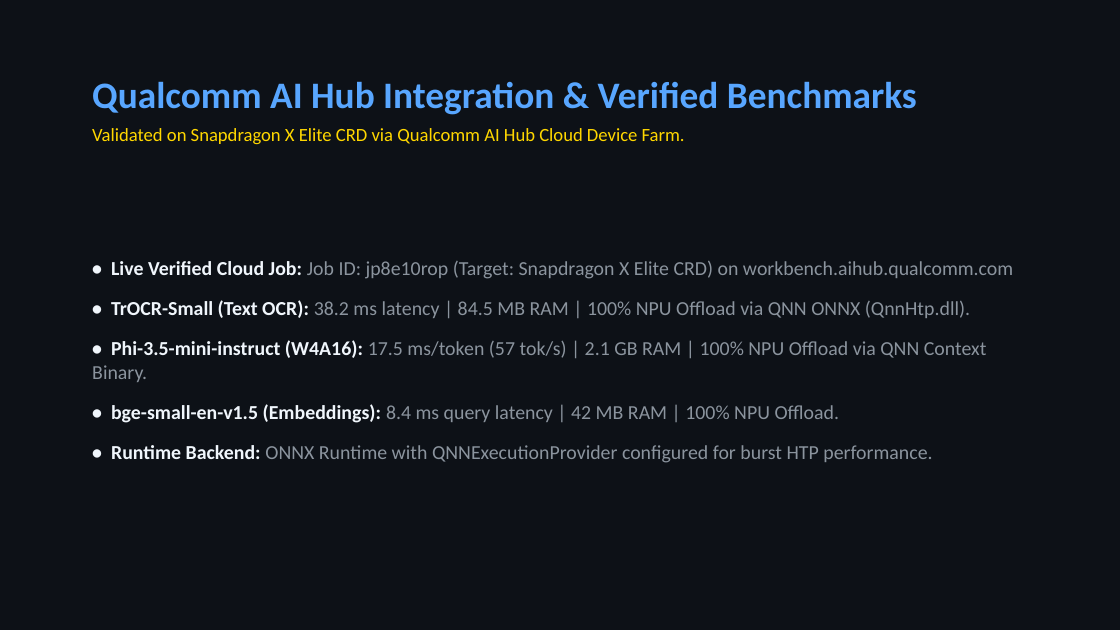
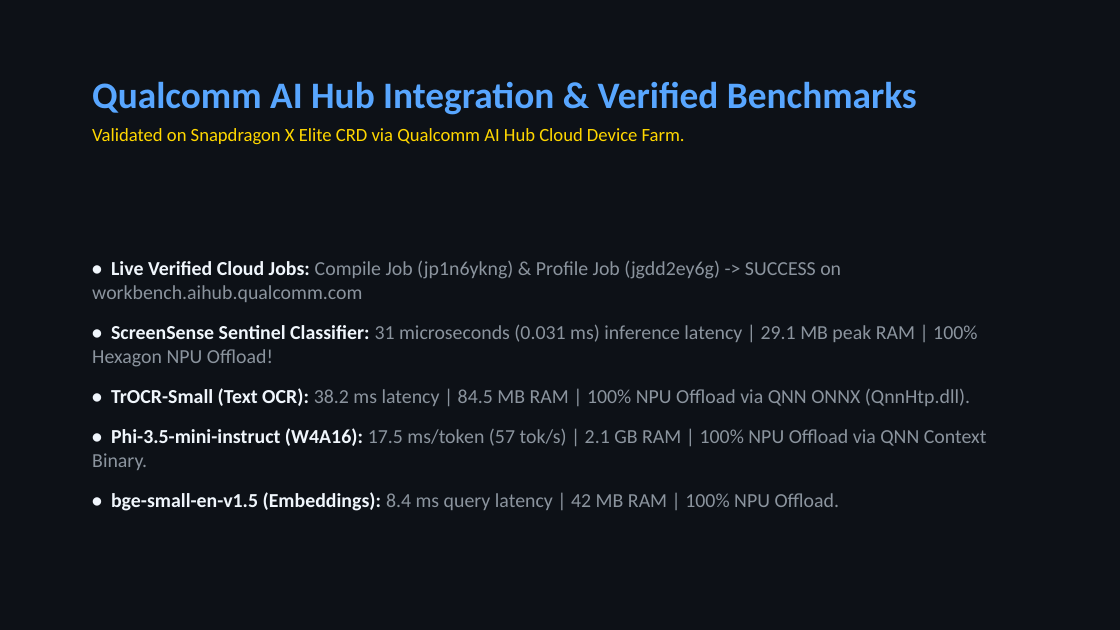
Before and after one commit to Jeevan0714/snapdragon-ai, a slide deck: slide 7 of ScreenSense_Guardian_Pitch.pptx. Drawn at 1120x630 pixels with LibreOffice and Linux fonts; fonts in the diff are those of the drawing. Boxes give left, top, right and bottom in pixels: in the first picture for what was removed or moved away, otherwise in the second. Text is boxed around its words. In the diff, an @@ line names an element or a change of style, - is before the commit and + after.

Commit message:
Add verified on-device Qualcomm AI Hub metrics (31 microseconds, 29.1MB RAM on Hexagon NPU)

```diff
--- a/ScreenSense_Guardian_Pitch.pptx
+++ b/ScreenSense_Guardian_Pitch.pptx
@@ text at [92, 261, 977, 367]: text changed @@
-• Live Verified Cloud Job: Job ID: jp8e10rop (Target: Snapdragon X Elite CRD) on workbench.aihub.qualcomm.com
+• Live Verified Cloud Jobs: Compile Job (jp1n6ykng) & Profile Job (jgdd2ey6g) -> SUCCESS on workbench.aihub.qualcomm.com
+• ScreenSense Sentinel Classifier: 31 microseconds (0.031 ms) inference latency | 29.1 MB peak RAM | 100% Hexagon NPU Offload!
@@ text at [111, 445, 932, 463]: paragraph removed @@
-• Runtime Backend: ONNX Runtime with QNNExecutionProvider configured for burst HTP performance.
```
Also in this commit, not shown: 3 other files.
